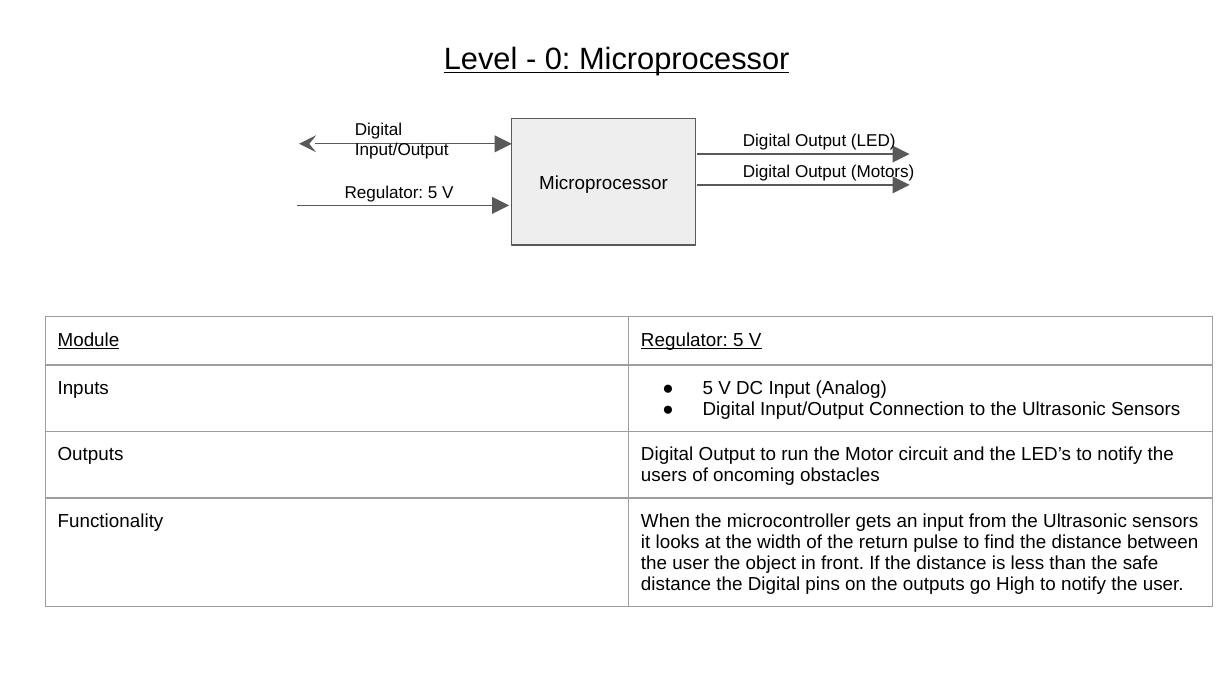
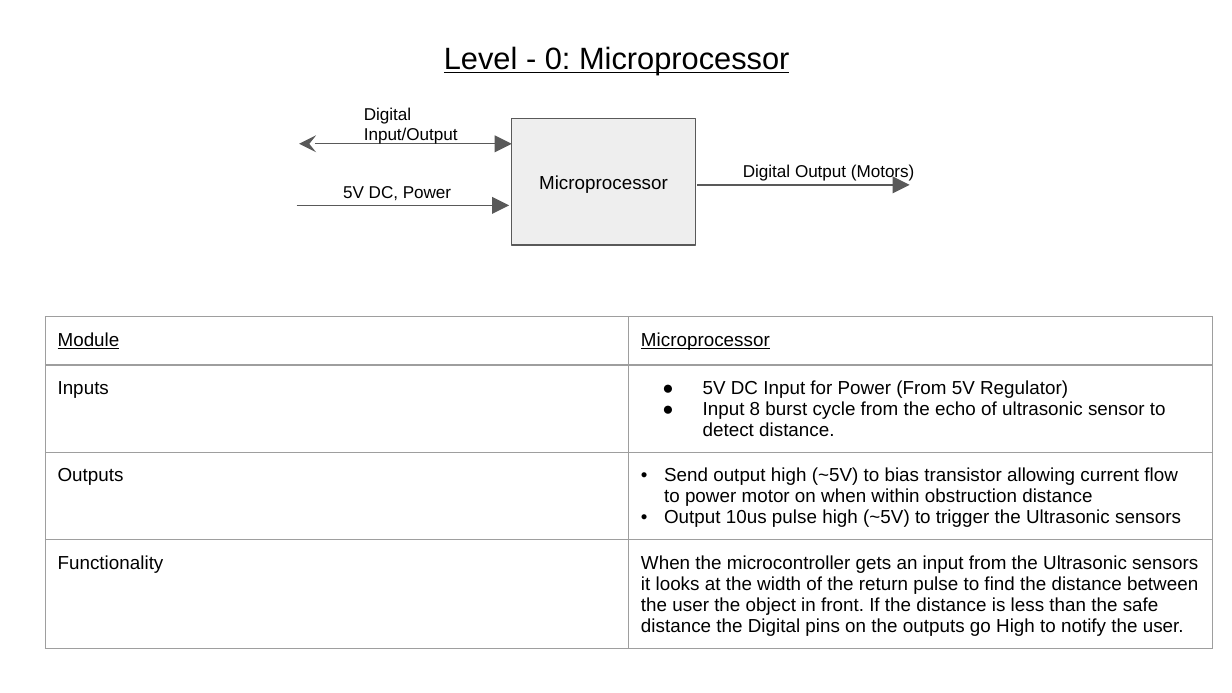
Before and after one commit to keonkiyoo/groupxx.github.io, a slide deck: slide 7 of System Design and Modelling/T06_SystemModelling.pptx (slide 6 before the commit). Drawn at 1232x693 pixels with LibreOffice and Linux fonts; fonts in the diff are those of the drawing. Boxes give left, top, right and bottom in pixels: in the first picture for what was removed or moved away, otherwise in the second. Text is boxed around its words. In the diff, an @@ line names an element or a change of style, - is before the commit and + after.

```diff
--- a/System Design and Modelling/T06_SystemModelling.pptx
+++ b/System Design and Modelling/T06_SystemModelling.pptx
@@ text "Digital Input/Output": place and size @@
-text "Digital Input/Output" at <box>355,122,449,159</box>
+text "Digital Input/Output" at <box>364,107,458,144</box>
@@ text removed at <box>743,133,896,150</box> @@
-Digital Output (LED)
@@ arrow removed from (697, 154) to (909, 154) @@
@@ text at <box>343,186,451,200</box>: text changed @@
-Regulator: 5 V
+5V DC, Power
@@ table at <box>46,317,1214,664</box> @@
-row 1, column 2: Regulator: 5 V
+row 1, column 2: Microprocessor
-row 2, column 2: 5 V DC Input (Analog) / Digital Input/Output Connection to the Ultrasonic Sensors
+row 2, column 2: 5V DC Input for Power (From 5V Regulator) / Input 8 burst cycle from the echo of ultrasonic sensor to detect distance.
-row 3, column 2: Digital Output to run the Motor circuit and the LED’s to notify the users of oncoming obstacles
+row 3, column 2: Send output high (~5V) to bias transistor allowing current flow to power motor on when within obstruction distance / Output 10us pulse high (~5V) to trigger the Ultrasonic sensors
```
Also in this commit, not shown: 9 other slides changed, 1 other file.
